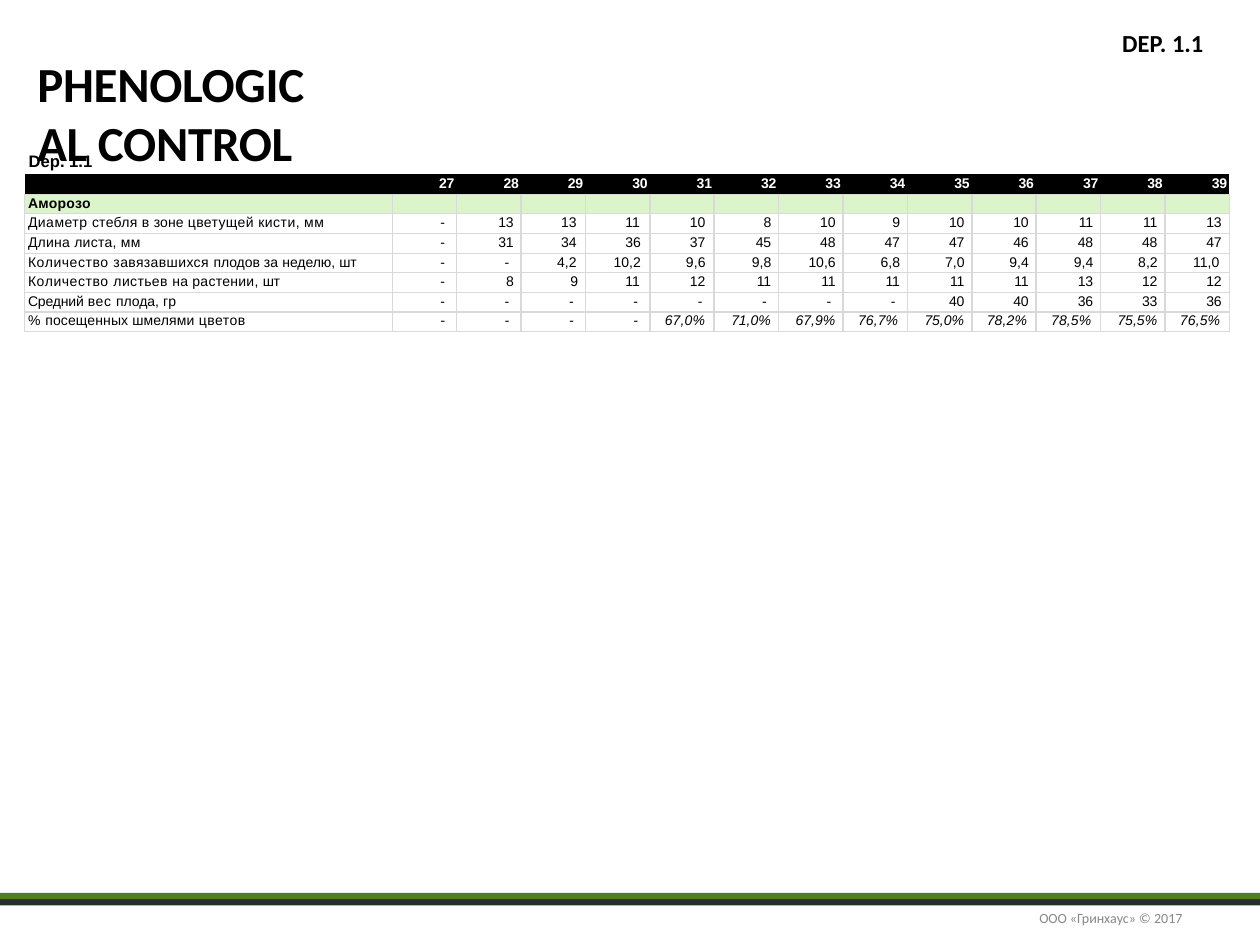
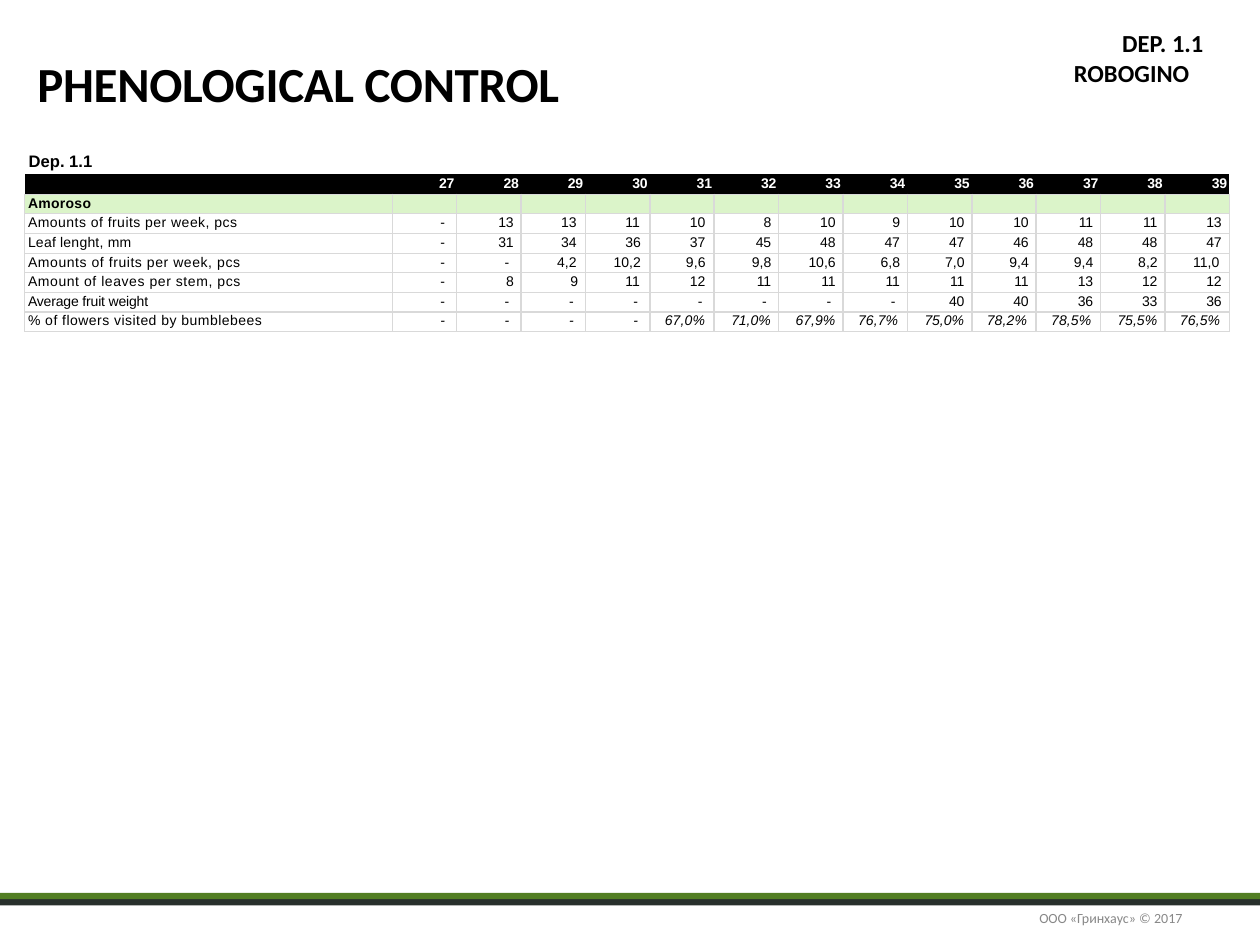
Before and after one commit to Sehin/pptx-translate, a slide deck: slide 6 of new.pptx. Drawn at 1260x945 pixels with LibreOffice and Linux fonts; fonts in the diff are those of the drawing. Boxes give left, top, right and bottom in pixels: in the first picture for what was removed or moved away, otherwise in the second. Text is boxed around its words. In the diff, an @@ line names an element or a change of style, - is before the commit and + after.

```diff
--- a/new.pptx
+++ b/new.pptx
@@ title "PHENOLOGICAL CONTROL" rewrapped from (98,129,292,162) to (37,70,559,103) @@
@@ text at (1074,36,1203,82): text changed @@
-DEP. 1.1
+DEP. 1.1 ROBOGINO
@@ table at (25,174,1228,332) @@
-row 2, column 1: Аморозо
+row 2, column 1: Amoroso
-row 3, column 1: Диаметр стебля в зоне цветущей кисти, мм
+row 3, column 1: Amounts of fruits per week, pcs
-row 4, column 1: Длина листа, мм
+row 4, column 1: Leaf lenght, mm
-row 5, column 1: Количество завязавшихся плодов за неделю, шт
+row 5, column 1: Amounts of fruits per week, pcs
-row 6, column 1: Количество листьев на растении, шт
+row 6, column 1: Amount of leaves per stem, pcs
-row 7, column 1: Средний вес плода, гр
+row 7, column 1: Average fruit weight
-row 8, column 1: % посещенных шмелями цветов
+row 8, column 1: % of flowers visited by bumblebees
```
Also in this commit, not shown: 23 other slides changed, 11 other files.
